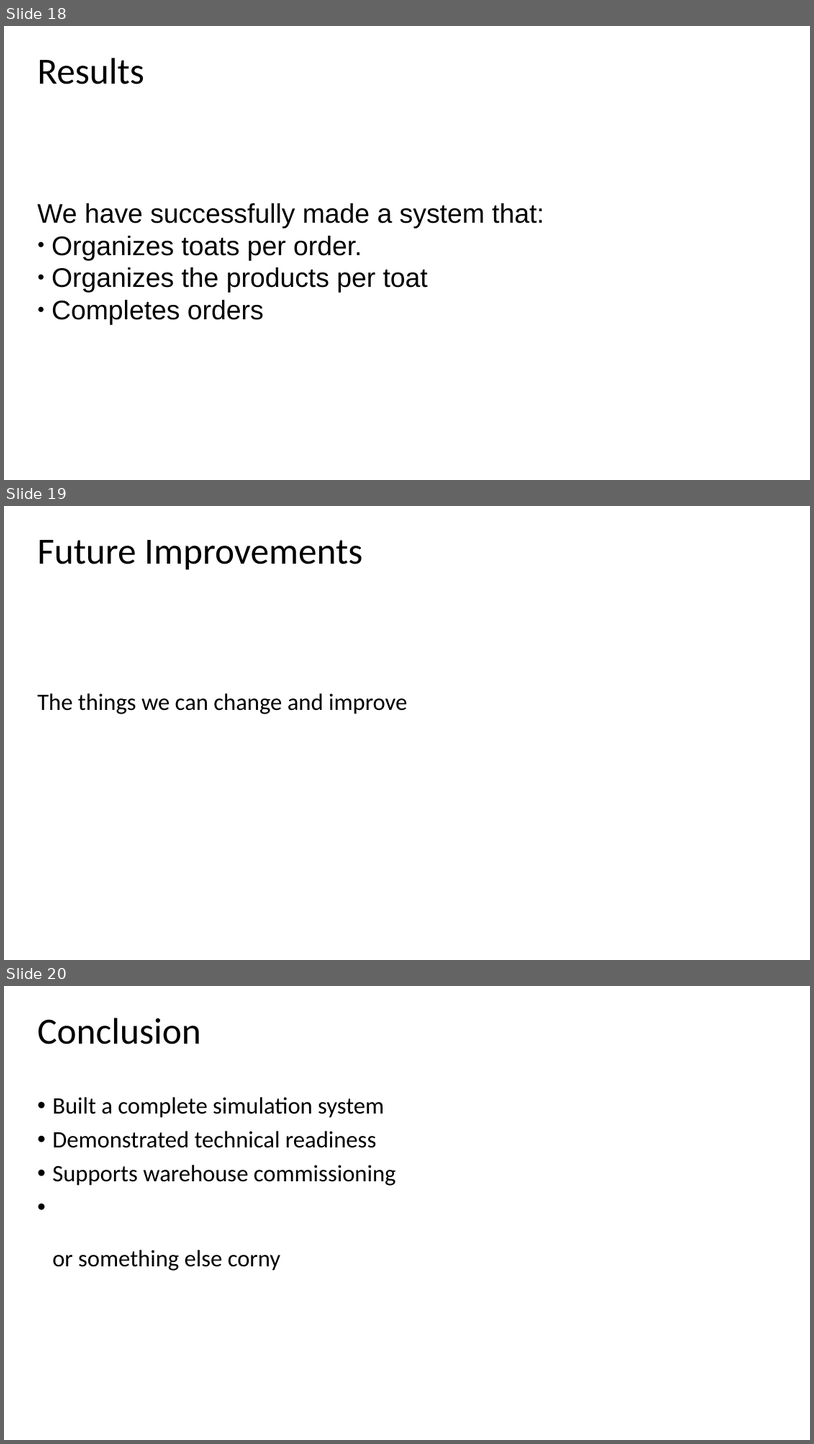
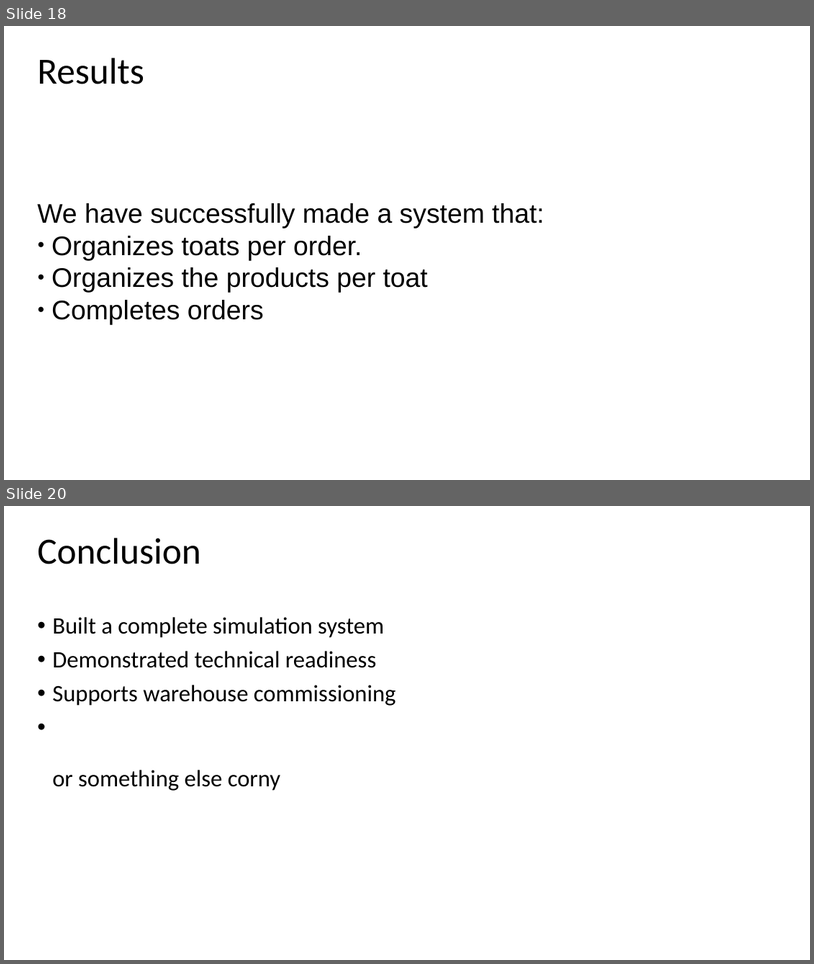
Before and after one commit to wallmenis/exercise, a slide deck: presentation/Presentation.pptx. Shown one above the other, each under a label of ours: slides 18, 19 and 20 before the commit, slides 18 and 20 after it; the slides between them are not shown. The pictures are 814x1444 and 814x964 pixels, drawn with LibreOffice and Linux fonts; fonts in the diff are those of the drawing; background and template pictures are left out. Boxes give left, top, right and bottom in pixels: in the first picture for what was removed or moved away, otherwise in the second. Text is boxed around its words. In the diff, an @@ line names an element or a change of style, - is before the commit and + after.

```diff
--- a/presentation/Presentation.pptx
+++ b/presentation/Presentation.pptx
@@ slide 19 removed at <box>4,506,810,960</box>, background picture (left out) @@
@@ title removed at <box>37,540,363,570</box> @@
-Future Improvements
@@ subtitle removed at <box>37,693,407,714</box> @@
-The things we can change and improve
```
Also in this commit, not shown: 2 slides changed, 4 slides added, 3 other slides removed.
